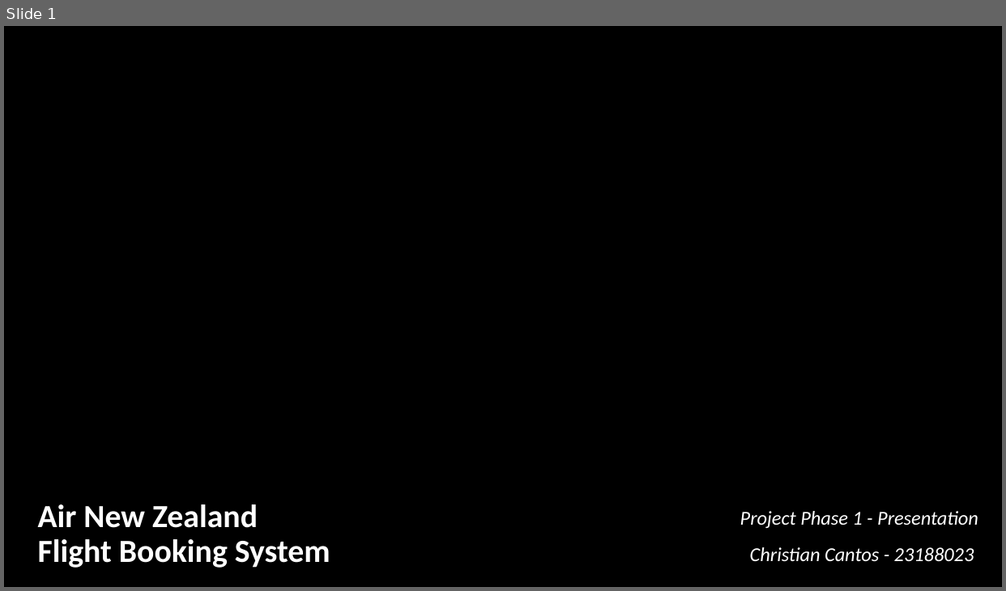
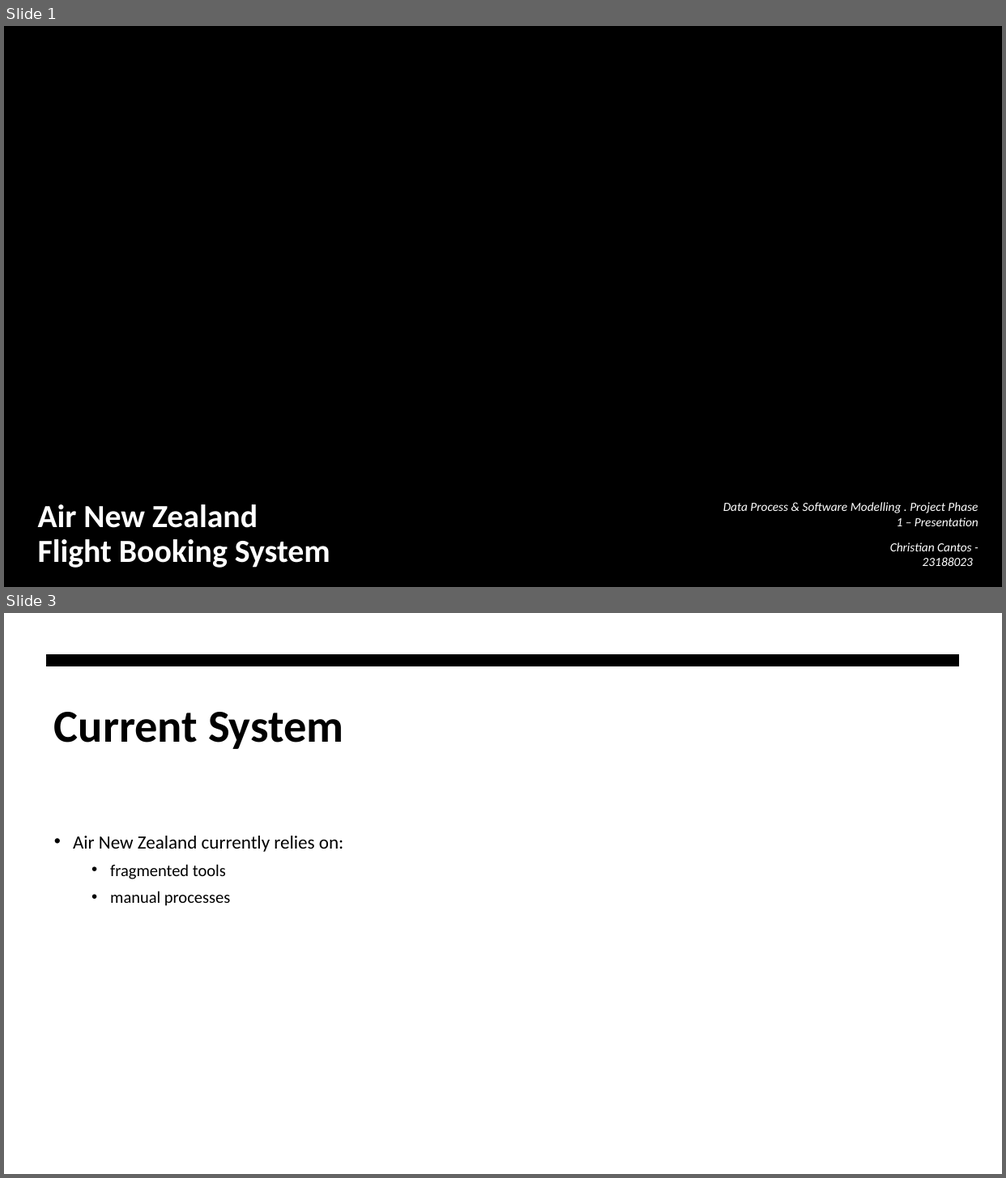
Before and after one commit to Ianieee36/ENSE706_Project, a slide deck: FBS_Presentation.pptx. Shown one above the other, each under a label of ours: slide 1 before the commit, slides 1 and 3 after it; the slides between them are not shown. The pictures are 1006x591 and 1006x1178 pixels, drawn with LibreOffice and Linux fonts; fonts in the diff are those of the drawing; background and template pictures are left out. Boxes give left, top, right and bottom in pixels: in the first picture for what was removed or moved away, otherwise in the second. Text is boxed around its words. In the diff, an @@ line names an element or a change of style, - is before the commit and + after.

```diff
--- a/FBS_Presentation.pptx
+++ b/FBS_Presentation.pptx
@@ slide 3 added at (4, 613, 1002, 1174), background #FFFFFF @@
@@ freeform shape added at (47, 655, 960, 667), fill #000000 @@
@@ title added at (54, 712, 343, 749), 44 pt, text #000000, bold @@
+Current System
@@ text added at (73, 836, 343, 906), 18 pt, text #000000 @@
+• Air New Zealand currently relies on:
+  • fragmented tools
+  • manual processes
@@ slide 1 changed as well @@
@@ subtitle at (723, 502, 978, 527): text changed; size 19 to 12 pt @@
-Project Phase 1 - Presentation
+Data Process & Software Modelling . Project Phase 1 – Presentation
@@ subtitle at (890, 543, 973, 566): size 19 to 12 pt in "Christian Cantos - 23188023"; line spacing 1.1 to 1 @@
```
Also in this commit, not shown: 3 other slides changed, 4 other slides added, 3 slides removed, 1 other file.
